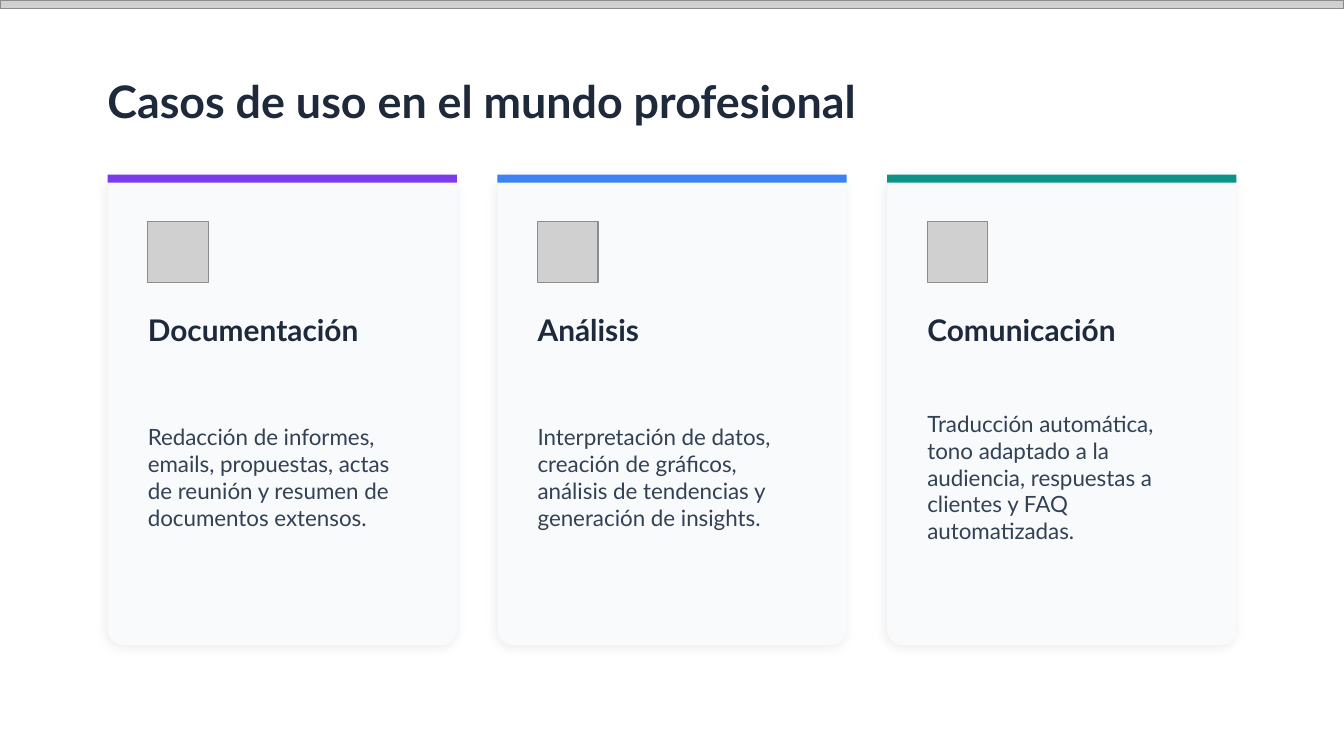
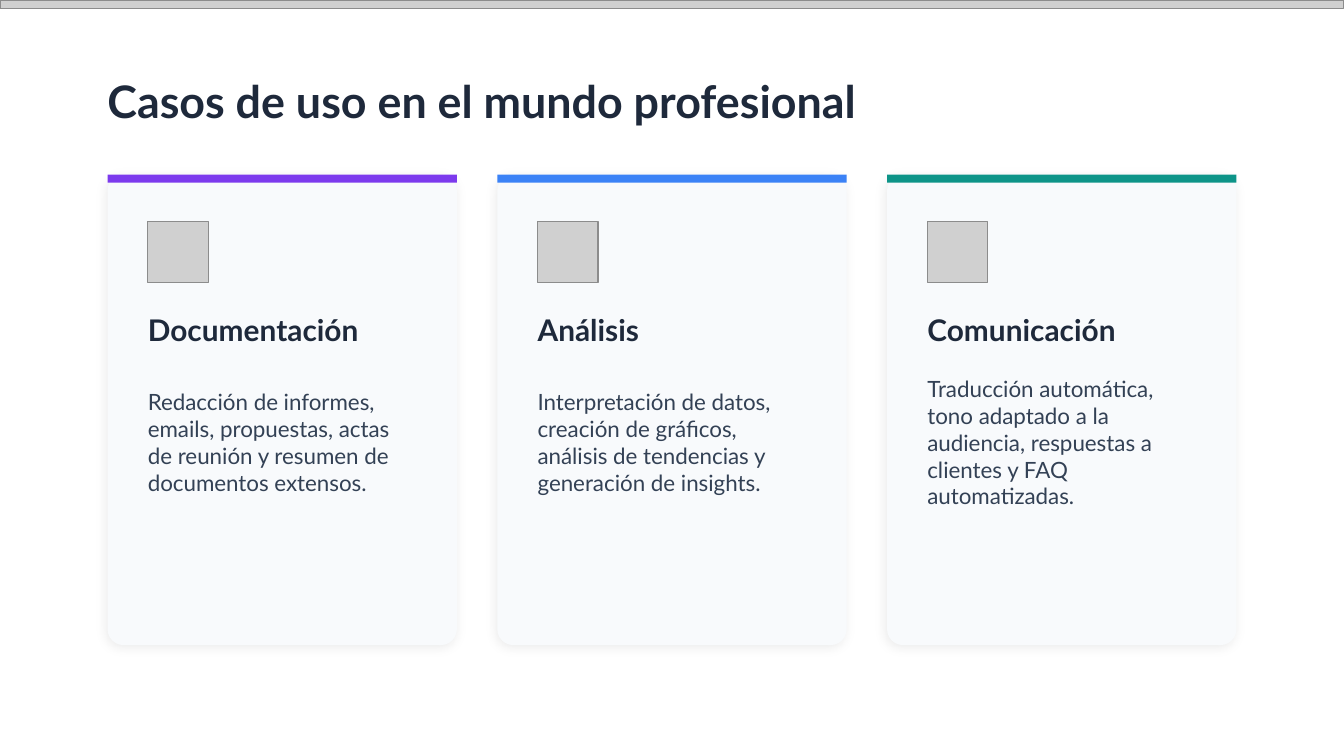
Before and after one commit to quizeth/Labs, a slide deck: slide 8 of IA y Copilot para business professionals/IA Generativa y Microsoft Copilot para profesionales.pptx. Drawn at 1344x756 pixels with LibreOffice and Linux fonts; fonts in the diff are those of the drawing; grey boxes stand for pictures. Boxes give left, top, right and bottom in pixels: in the first picture for what was removed or moved away, otherwise in the second. Text is boxed around its words. In the diff, an @@ line names an element or a change of style, - is before the commit and + after.

```diff
--- a/IA y Copilot para business professionals/IA Generativa y Microsoft Copilot para profesionales.pptx
+++ b/IA y Copilot para business professionals/IA Generativa y Microsoft Copilot para profesionales.pptx
@@ text "Redacción de informes, emails, propuestas, ...": place and size @@
-text "Redacción de informes, emails, propuestas, ..." at [148, 428, 390, 526]
+text "Redacción de informes, emails, propuestas, ..." at [148, 393, 390, 491]
@@ text "Interpretación de datos, creación de ...": place and size @@
-text "Interpretación de datos, creación de ..." at [538, 428, 771, 530]
+text "Interpretación de datos, creación de ..." at [538, 393, 771, 495]
@@ text "Traducción automática, tono adaptado a ...": place and size @@
-text "Traducción automática, tono adaptado a ..." at [927, 415, 1153, 539]
+text "Traducción automática, tono adaptado a ..." at [927, 380, 1153, 504]
```
Also in this commit, not shown: 6 other slides changed, 1 slide added.
